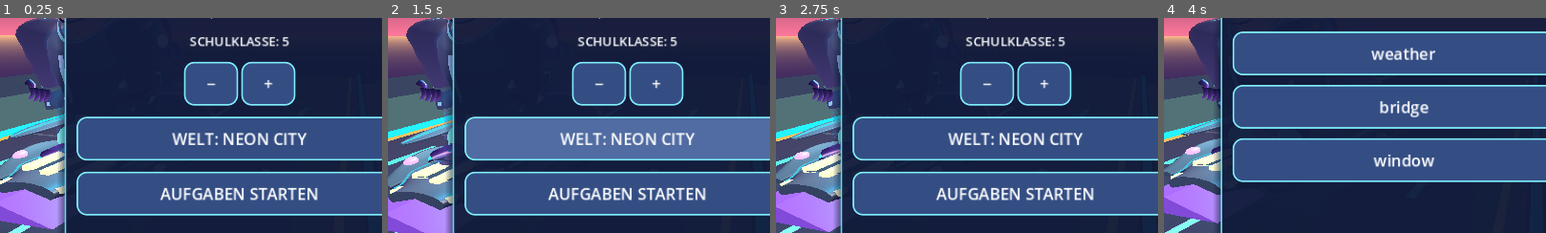
Above: before the commit, frames 1-4 (left to right).
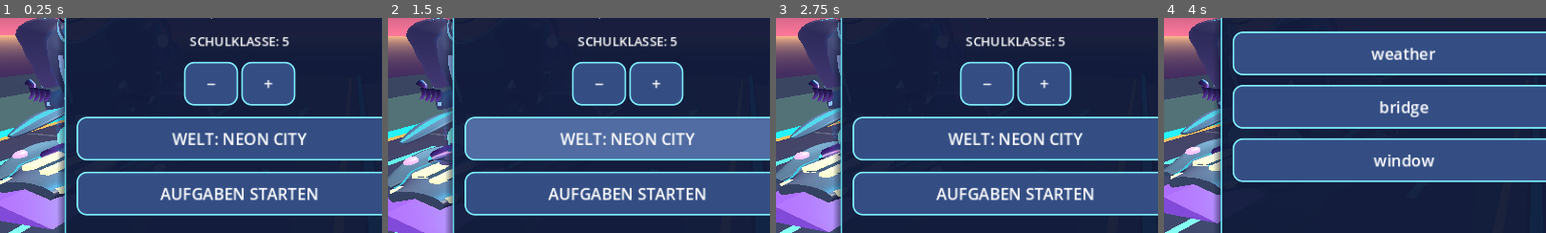
Above: after the commit, the same moments.

Repository: mtothek0703/learnquest-unity-web
Game: Godot game, scene res://main.tscn
Same seed, same stepped clock (60 frames per second), same inputs: the game is played once before the commit and once after it.
Inputs (mouse positions are % of the whole screen's width and height, from its top left):
- Up to frame 1 (0.25 s): no input
- Up to frame 2 (1.5 s): move the mouse to (72, 45) at 0.52 s; hold Right 0.53-1.25 s; hold Q 0.53-1.25 s; click (72, 45) at 0.67 s; tap Space at 0.77, 1.07 s; drag from (30, 55) to (45, 70) at 1.27 s
- Up to frame 3 (2.75 s): move the mouse to (60, 28) at 2.02 s; hold Right from 2.03 s (still down); hold R from 2.03 s (still down)
- Up to frame 4 (4 s): release Right at 2.75 s; release R at 2.75 s; drag from (45, 70) to (20, 35) at 2.77 s; move the mouse to (80, 65) at 3.52 s; hold Left from 3.53 s (still down); hold E from 3.53 s (still down); tap Space at 3.77 s
The pictures show only the part of the screen within x 19-69%, y 32-82%; the shares and areas given below are measured in that part.

The runs differ from the first frame. In frame 1, 1.0% of the frame differs, in the area x 2-17%, y 41-56%; in frame 2, 1.0%; in frame 3, 0.9%; in frame 4, 0.6%.

Commit message:
feat(draft): sculpt raised swept CC0 hoverboard carve fins and add geometry QA

Diff:
--- a/godot/hoverboard_dynamic_carve_fins.gd
+++ b/godot/hoverboard_dynamic_carve_fins.gd
@@ -54,12 +54,16 @@
 func _fin_point(side: float, t: float, angle: float) -> Vector3:
     # Longitudinal sweep and elliptical section form a genuine closed 3D wing.
     # Its deployed outer tip stays within the original 1.2-unit board profile.
+    # The previous nearly flat vane was hard to distinguish from the deck.
+    # A curved, rising aft crest now exposes a genuine swept 3D silhouette
+    # during carving without adding geometry, materials or collisions.
     var taper := pow(maxf(0.0, sin(PI * t)), 0.85)
-    var center := 0.105 + 0.085 * t
-    var half_span := 0.045 + 0.125 * taper
-    var thickness := 0.012 + 0.028 * taper
+    var center := 0.11 + 0.18 * t
+    var half_span := 0.055 + 0.17 * taper
+    var thickness := 0.016 + 0.038 * taper
+    var swept_lift := 0.025 + 0.075 * sin(PI * t) + 0.18 * t * t
     return Vector3(side * (center + half_span * cos(angle)),
-        0.014 + 0.018 * t + thickness * sin(angle),
+        swept_lift + thickness * sin(angle),
         lerpf(-0.62, 0.87, t))
 
 # Analytic normals are shared by coincident triangle vertices. The old
--- a/godot/hoverboard_sculpted_hull_test.gd
+++ b/godot/hoverboard_sculpted_hull_test.gd
@@ -414,6 +414,19 @@
                 fin_tip.y < wing_tip.y + 0.17:
             _fail("carve fin tip is buried behind the sculpted board wing")
             return
+        # The aft aerofoil now rises and sweeps outboard as a continuous
+        # sculpted volume, rather than a nearly flat decorative strip.
+        var forward_crest: Vector3 = vanes.call("_fin_point", side, 0.15, PI * 0.5)
+        var aft_crest: Vector3 = vanes.call("_fin_point", side, 0.85, PI * 0.5)
+        if aft_crest.y - forward_crest.y < 0.12 or absf(aft_crest.x) < absf(forward_crest.x) + 0.12:
+            _fail("closed aerofoil needs a visible rising, outboard swept aft crest")
+            return
+        for t in [0.15, 0.5, 0.85]:
+            var left: Vector3 = vanes.call("_fin_point", -side, t, PI * 0.5)
+            var right: Vector3 = vanes.call("_fin_point", side, t, PI * 0.5)
+            if absf(left.x + right.x) > 0.001 or absf(left.y - right.y) > 0.001:
+                _fail("articulated aerofoils must remain mirrored after resculpt")
+                return
         # The actual triangle mesh must have continuous, outward-facing
         # surface normals on both mirrored fins. A previous unindexed mesh
         # generated per-face normals and visibly faceted in the chase view.
Not shown, added: docs/sprints/2026-10-31-cc0-rising-carve-fins.md
